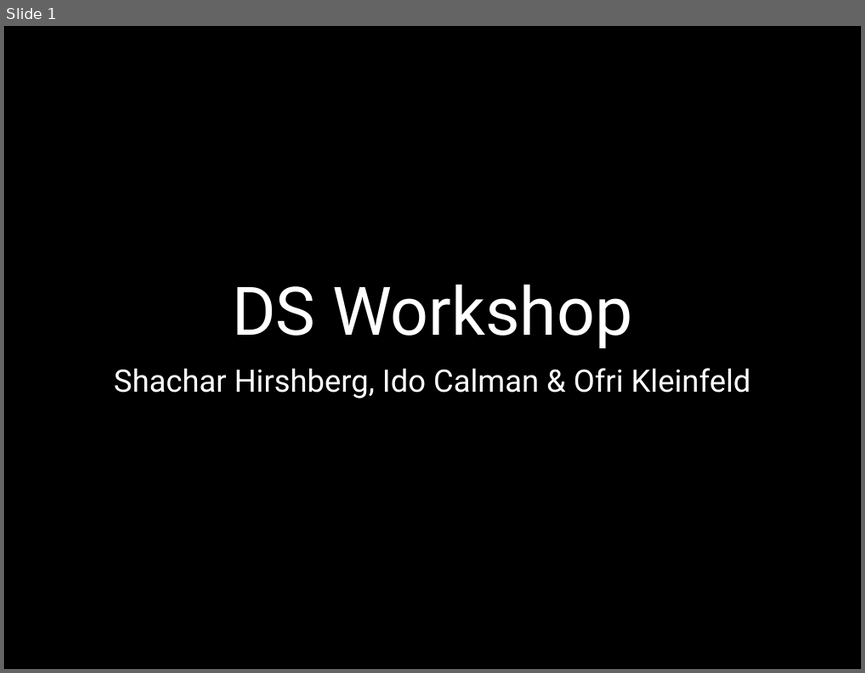
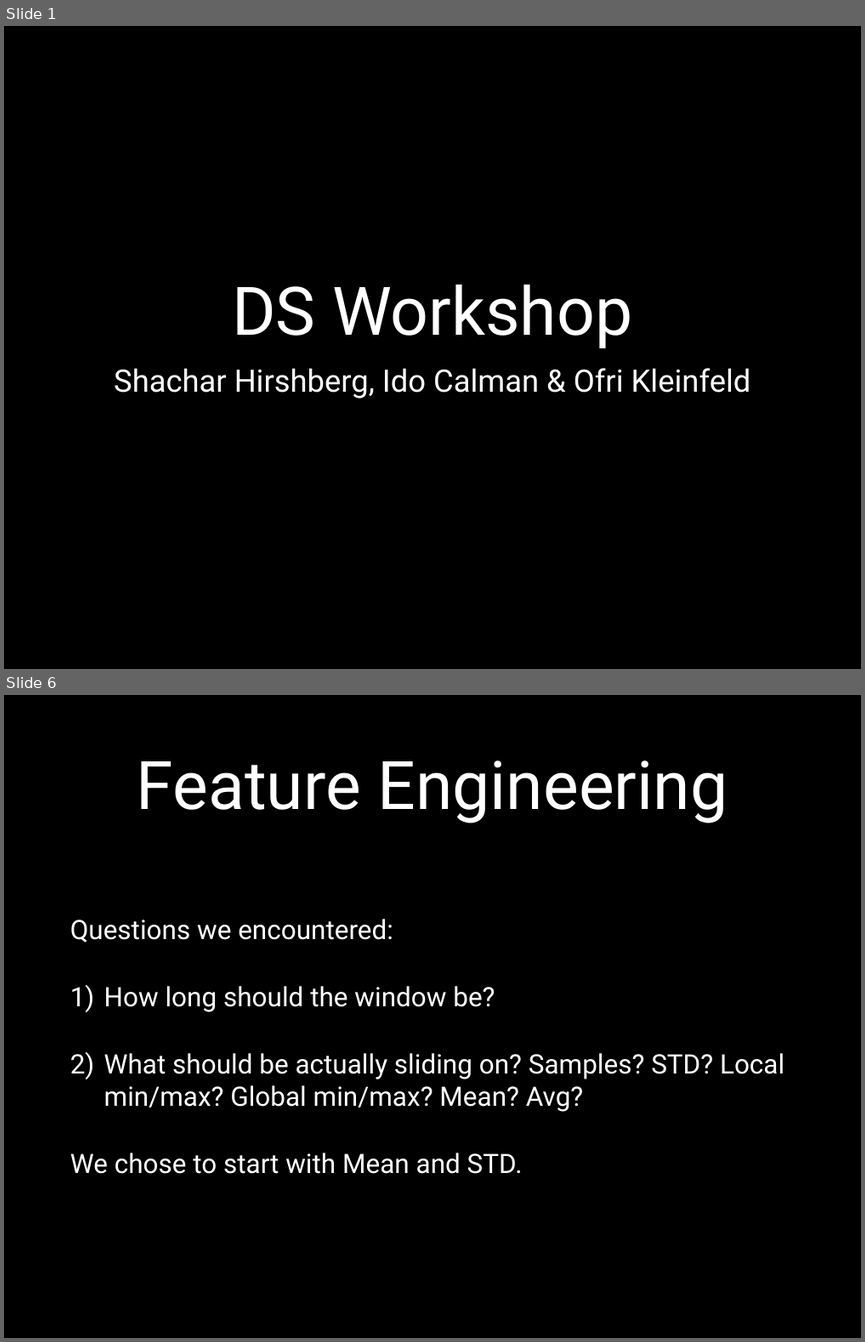
Before and after one commit to idocal/motionsense, a slide deck: MotionSenese/Presentation2.pptx. Shown one above the other, each under a label of ours: slide 1 before the commit, slides 1 and 6 after it; the slides between them are not shown. The pictures are 865x673 and 865x1342 pixels, drawn with LibreOffice and Linux fonts; fonts in the diff are those of the drawing; background and template pictures are left out. Boxes give left, top, right and bottom in pixels: in the first picture for what was removed or moved away, otherwise in the second. Text is boxed around its words. In the diff, an @@ line names an element or a change of style, - is before the commit and + after.

```diff
--- a/MotionSenese/Presentation2.pptx
+++ b/MotionSenese/Presentation2.pptx
@@ slide 6 added at (4,695,861,1338), background #000000 @@
@@ title added at (137,760,727,823), 80 pt, text #FFFFFF @@
+Feature Engineering
@@ text added at (70,919,784,1174), 32 pt, text #FFFFFF @@
+Questions we encountered:
+1) How long should the window be?
+2) What should be actually sliding on? Samples? STD? Local min/max? Global min/max? Mean? Avg?
+We chose to start with Mean and STD.
```
Also in this commit, not shown: 9 slides changed.
